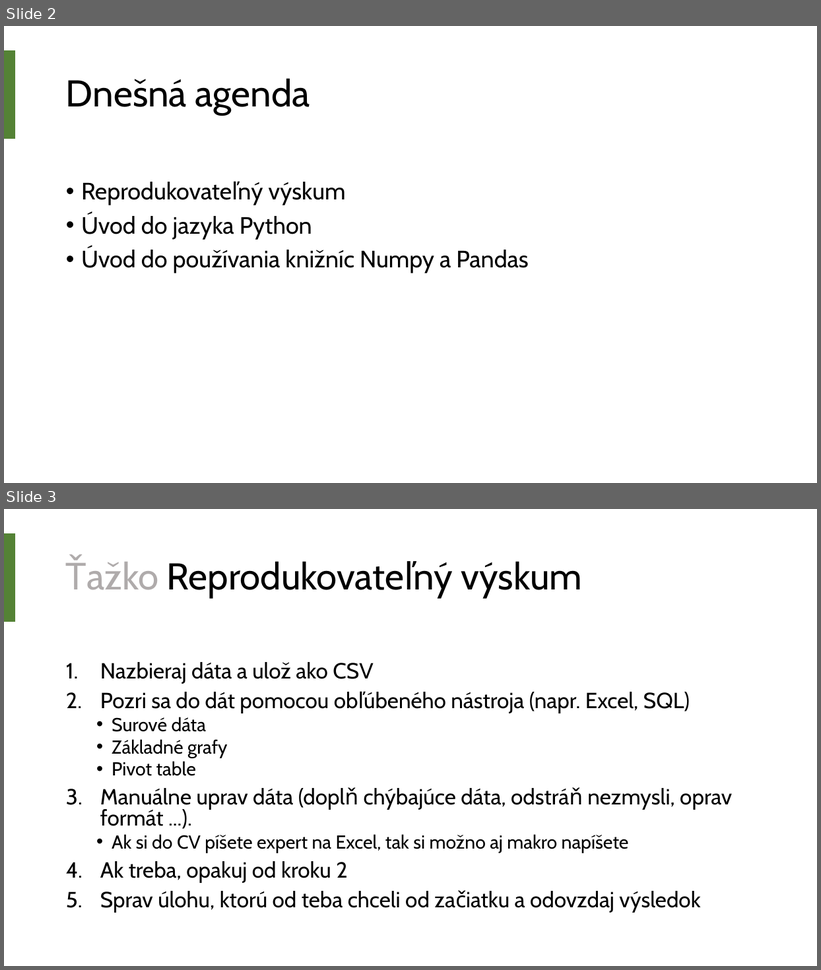
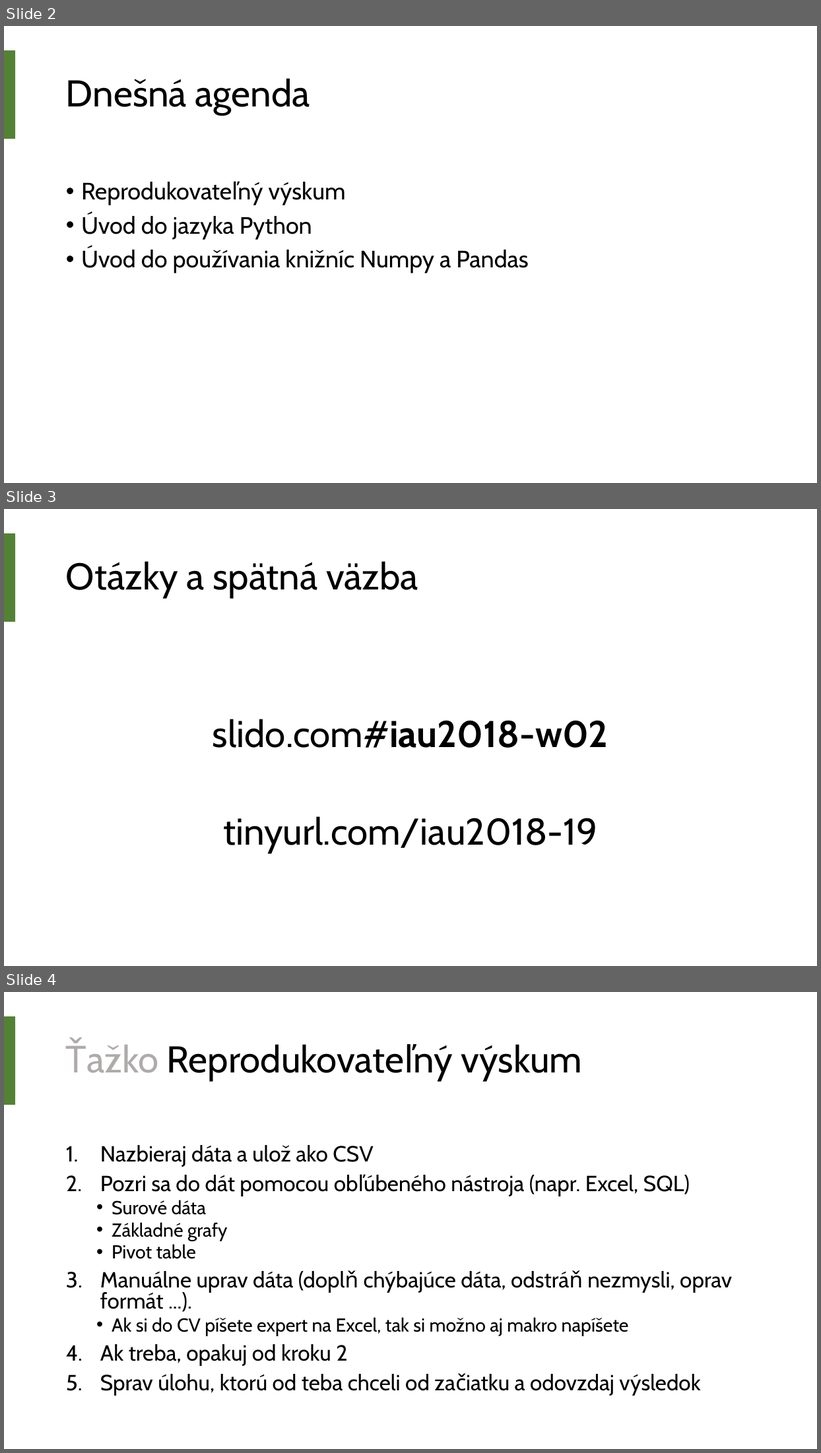
Before and after one commit to LukasJanik/IAU-2018-2019, a slide deck: prednasky/02/1 Reprodukovatelny vyskum.pptx. Shown one above the other, each under a label of ours: slides 2 and 3 before the commit, slides 2, 3 and 4 after it. The pictures are 821x970 and 821x1453 pixels, drawn with LibreOffice and Linux fonts; fonts in the diff are those of the drawing. Boxes give left, top, right and bottom in pixels: in the first picture for what was removed or moved away, otherwise in the second. Text is boxed around its words. In the diff, an @@ line names an element or a change of style, - is before the commit and + after.

```diff
--- a/prednasky/02/1 Reprodukovatelny vyskum.pptx
+++ b/prednasky/02/1 Reprodukovatelny vyskum.pptx
@@ slide 3 added at (4, 509, 817, 966), background #FFFFFF; not listed: 1 template element that a slide beside it also shows @@
@@ title added at (66, 561, 418, 598), 44 pt, text #000000 @@
+Otázky a spätná väzba
@@ text added at (213, 719, 609, 854), 44 pt, text #000000 @@
+slido.com#iau2018-w02
+tinyurl.com/iau2018-19
@@ what was slide 3 is now slide 4 @@
```
Also in this commit, not shown: 8 other files.
